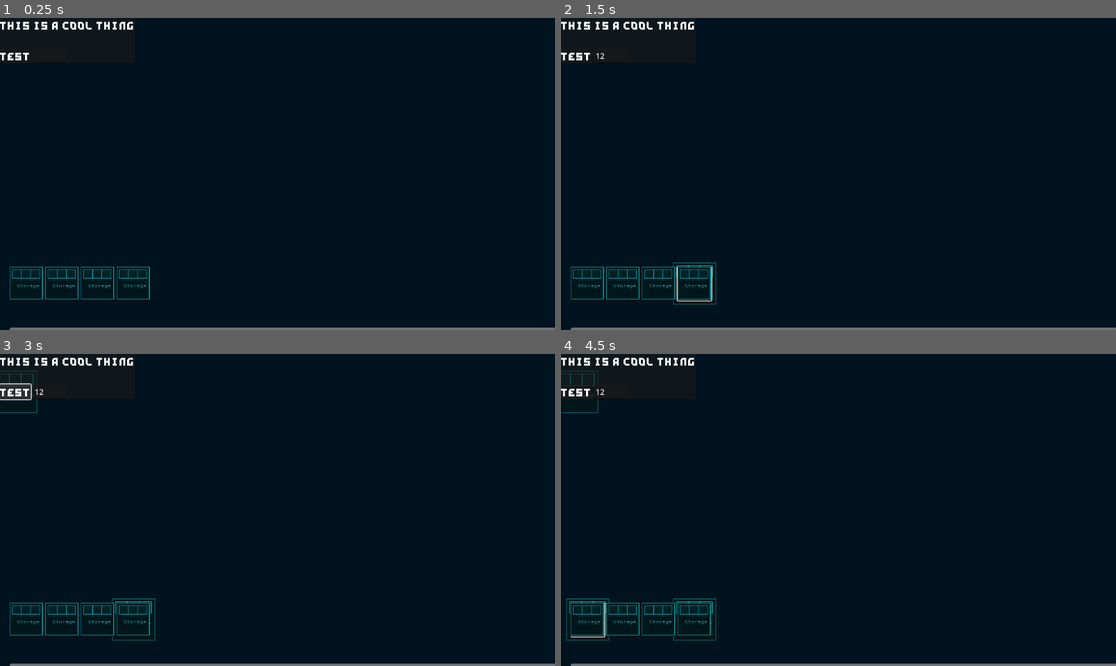
Above: before the commit, frames 1-4 (two rows, left to right).
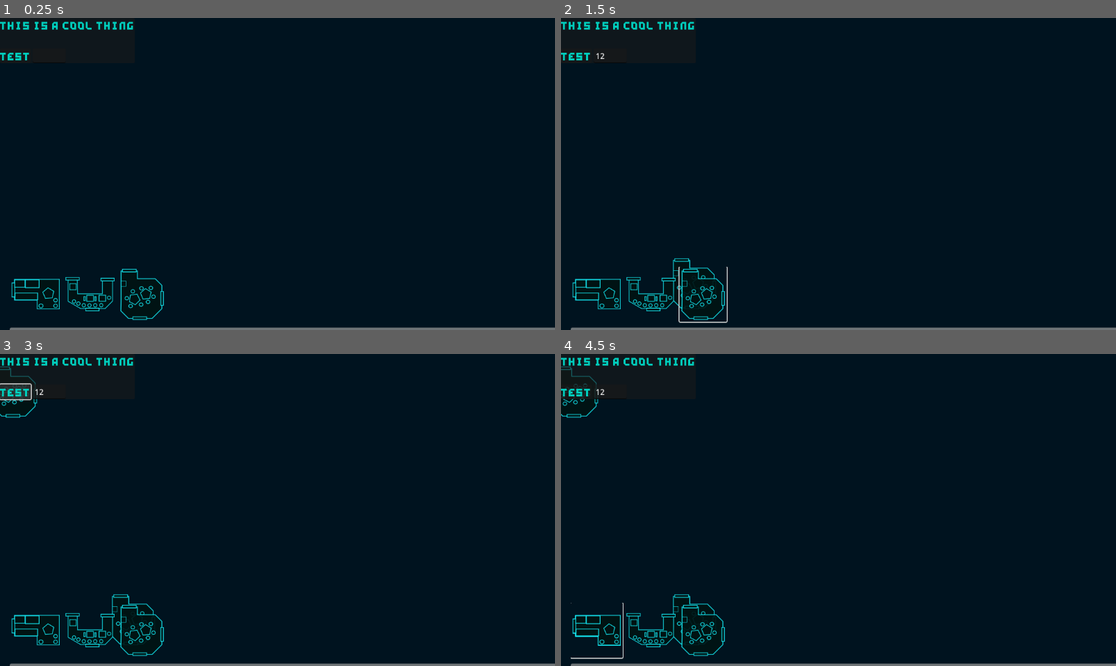
Above: after the commit, the same moments.

Repository: RavenRandomz/nasa-hackthon-2025
Game: Godot game, scene res://level/editor/editor.tscn
Two runs of this game, one before a commit and one after it. Both use one fixed random seed, a clock stepped at 60 frames per second and the inputs below. This scene is started directly instead of the project's main scene.
Inputs (mouse positions are in pixels of both pictures, inside the frame that each line leads up to; where the layout moved, square brackets give the same spot in the first picture):
- Up to frame 1 (0.25 s): no input
- Up to frame 2 (1.5 s): click (610, 55) at 0.52 s; type "12" at 0.6 s; click (694, 283) at 1.27 s
- Up to frame 3 (3 s): click (133, 619) at 2 s; click (16, 391) at 2.75 s
- Up to frame 4 (4.5 s): click (577, 391) at 3.52 s; click (594, 631) [588, 619] at 4.25 s

The runs differ from the first frame. In frame 1, 1.7% of the frame differs, in the area x 0-30%, y 1-97%; in frame 2, 2.0%; in frame 3, 2.0%; in frame 4, 2.3%, in the area x 0-30%, y 1-98%.

Commit message:
feat(modules): Add new modules

Diff:
--- a/level/editor/editor.tscn
+++ b/level/editor/editor.tscn
@@ -1,9 +1,19 @@
-[gd_scene load_steps=5 format=3 uid="uid://bixf7sjfjfthx"]
+[gd_scene load_steps=10 format=3 uid="uid://bixf7sjfjfthx"]
 
+[ext_resource type="FontFile" uid="uid://c0hg4c5mw1sgw" path="res://Assets/Fonts/Nano/nano-sharp.ttf" id="1_75nhd"]
 [ext_resource type="PackedScene" uid="uid://dl5vui1jt6o1w" path="res://scene/draggable_spawner/draggable_spawner.tscn" id="1_imcdt"]
-[ext_resource type="Theme" uid="uid://bgi1he5teq16t" path="res://Assets/Low_Poly_Theme.tres" id="1_mrg5r"]
-[ext_resource type="Texture2D" uid="uid://0tyirppikmjk" path="res://image/rect1153-3-7.png" id="3_mrg5r"]
-[ext_resource type="PackedScene" uid="uid://cgscuef0vujkm" path="res://scene/module/basic_storage/basic_storage.tscn" id="4_ij8cb"]
+[ext_resource type="Texture2D" uid="uid://bc5m4s8id0xyp" path="res://scene/module/u_storage/u-dining-scaled.png" id="5_4o2sj"]
+[ext_resource type="PackedScene" uid="uid://d1nwyfn26bx8x" path="res://scene/module/basic_kitchen/basic_kitchen.tscn" id="5_75nhd"]
+[ext_resource type="PackedScene" uid="uid://ci2c6f2abkf85" path="res://scene/module/u_storage/u_storage.tscn" id="6_0pwus"]
+[ext_resource type="Texture2D" uid="uid://brxi03hiubmi2" path="res://scene/module/basic_kitchen/spacehack_scaled_kitchen.png" id="6_4o2sj"]
+[ext_resource type="Texture2D" uid="uid://b1rdxr6j0ekma" path="res://scene/module/dining_hall/dining_hall.png" id="7_0pwus"]
+[ext_resource type="PackedScene" uid="uid://qc1x8hbop78s" path="res://scene/module/dining_hall/dining_hall.tscn" id="8_vupvg"]
+
+[sub_resource type="Theme" id="Theme_4o2sj"]
+Button/colors/font_color = Color(0, 0.68235296, 0.65882355, 1)
+Button/fonts/font = ExtResource("1_75nhd")
+Label/colors/font_color = Color(0, 0.8, 0.73333323, 1)
+Label/fonts/font = ExtResource("1_75nhd")
 
 [node name="Editor" type="Control"]
 layout_mode = 3
@@ -12,7 +22,7 @@
 anchor_bottom = 1.0
 grow_horizontal = 2
 grow_vertical = 2
-theme = ExtResource("1_mrg5r")
+theme = SubResource("Theme_4o2sj")
 
 [node name="VSplitContainer" type="VSplitContainer" parent="."]
 layout_mode = 0
@@ -39,59 +49,25 @@
 layout_mode = 2
 
 [node name="DraggableSpawner" parent="VSplitContainer/MarginContainer/ScrollContainer/HFlowContainer2" node_paths=PackedStringArray("_spawn_into") instance=ExtResource("1_imcdt")]
-custom_minimum_size = Vector2(70, 70)
 layout_mode = 2
-_scene_to_spawn = ExtResource("4_ij8cb")
+icon = ExtResource("6_4o2sj")
+flat = true
+_scene_to_spawn = ExtResource("5_75nhd")
 _spawn_into = NodePath("../../../../Shipspace")
 
-[node name="TextureRect" type="TextureRect" parent="VSplitContainer/MarginContainer/ScrollContainer/HFlowContainer2/DraggableSpawner"]
-layout_mode = 0
-offset_right = 40.0
-offset_bottom = 40.0
-scale = Vector2(0.13076723, 0.13076723)
-texture = ExtResource("3_mrg5r")
-
 [node name="DraggableSpawner2" parent="VSplitContainer/MarginContainer/ScrollContainer/HFlowContainer2" node_paths=PackedStringArray("_spawn_into") instance=ExtResource("1_imcdt")]
-custom_minimum_size = Vector2(70, 70)
 layout_mode = 2
-_scene_to_spawn = ExtResource("4_ij8cb")
+icon = ExtResource("5_4o2sj")
+flat = true
+_scene_to_spawn = ExtResource("6_0pwus")
 _spawn_into = NodePath("../../../../Shipspace")
 
-[node name="TextureRect" type="TextureRect" parent="VSplitContainer/MarginContainer/ScrollContainer/HFlowContainer2/DraggableSpawner2"]
-layout_mode = 0
-offset_right = 40.0
-offset_bottom = 40.0
-scale = Vector2(0.13076723, 0.13076723)
-texture = ExtResource("3_mrg5r")
-
 [node name="DraggableSpawner3" parent="VSplitContainer/MarginContainer/ScrollContainer/HFlowContainer2" node_paths=PackedStringArray("_spawn_into") instance=ExtResource("1_imcdt")]
-custom_minimum_size = Vector2(70, 70)
 layout_mode = 2
-_scene_to_spawn = ExtResource("4_ij8cb")
+icon = ExtResource("7_0pwus")
+flat = true
+_scene_to_spawn = ExtResource("8_vupvg")
 _spawn_into = NodePath("../../../../Shipspace")
-
-[node name="TextureRect" type="TextureRect" parent="VSplitContainer/MarginContainer/ScrollContainer/HFlowContainer2/DraggableSpawner3"]
-layout_mode = 0
-offset_right = 40.0
-offset_bottom = 40.0
-scale = Vector2(0.13076723, 0.13076723)
-texture = ExtResource("3_mrg5r")
-
-[node name="DraggableSpawner4" parent="VSplitContainer/MarginContainer/ScrollContainer/HFlowContainer2" node_paths=PackedStringArray("_spawn_into") instance=ExtResource("1_imcdt")]
-custom_minimum_size = Vector2(70, 70)
-layout_mode = 2
-_scene_to_spawn = ExtResource("4_ij8cb")
-_spawn_into = NodePath("../../../../Shipspace")
-
-[node name="TextureRect" type="TextureRect" parent="VSplitContainer/MarginContainer/ScrollContainer/HFlowContainer2/DraggableSpawner4"]
-layout_mode = 0
-offset_right = 40.0
-offset_bottom = 40.0
-scale = Vector2(0.13076723, 0.13076723)
-texture = ExtResource("3_mrg5r")
-
-[node name="CenterContainer" type="CenterContainer" parent="VSplitContainer/MarginContainer/ScrollContainer"]
-layout_mode = 2
 
 [node name="MarginContainer" type="MarginContainer" parent="."]
 layout_mode = 0
--- a/scene/draggable/draggable.tscn
+++ b/scene/draggable/draggable.tscn
@@ -5,6 +5,7 @@
 [node name="Draggable" type="Button"]
 offset_right = 53.0
 offset_bottom = 47.0
+flat = true
 script = ExtResource("1_o1u3f")
 
 [connection signal="button_down" from="." to="." method="_on_button_down"]
--- /dev/null
+++ b/scene/module/basic_kitchen/basic_kitchen.tscn
@@ -0,0 +1,14 @@
+[gd_scene load_steps=3 format=3 uid="uid://d1nwyfn26bx8x"]
+
+[ext_resource type="Script" uid="uid://s7fiie8saace" path="res://scene/draggable/draggable.gd" id="1_30a5l"]
+[ext_resource type="Texture2D" uid="uid://brxi03hiubmi2" path="res://scene/module/basic_kitchen/spacehack_scaled_kitchen.png" id="1_j3gkc"]
+
+[node name="Draggable" type="Button"]
+offset_right = 53.0
+offset_bottom = 47.0
+icon = ExtResource("1_j3gkc")
+flat = true
+script = ExtResource("1_30a5l")
+
+[connection signal="button_down" from="." to="." method="_on_button_down"]
+[connection signal="button_up" from="." to="." method="_on_button_up"]
--- /dev/null
+++ b/scene/module/dining_hall/dining_hall.tscn
@@ -0,0 +1,14 @@
+[gd_scene load_steps=3 format=3 uid="uid://qc1x8hbop78s"]
+
+[ext_resource type="Script" uid="uid://s7fiie8saace" path="res://scene/draggable/draggable.gd" id="1_177qc"]
+[ext_resource type="Texture2D" uid="uid://b1rdxr6j0ekma" path="res://scene/module/dining_hall/dining_hall.png" id="1_ds8pa"]
+
+[node name="Draggable" type="Button"]
+offset_right = 53.0
+offset_bottom = 47.0
+icon = ExtResource("1_ds8pa")
+flat = true
+script = ExtResource("1_177qc")
+
+[connection signal="button_down" from="." to="." method="_on_button_down"]
+[connection signal="button_up" from="." to="." method="_on_button_up"]
--- /dev/null
+++ b/scene/module/u_storage/u_storage.tscn
@@ -0,0 +1,14 @@
+[gd_scene load_steps=3 format=3 uid="uid://ci2c6f2abkf85"]
+
+[ext_resource type="Script" uid="uid://s7fiie8saace" path="res://scene/draggable/draggable.gd" id="1_3nfkc"]
+[ext_resource type="Texture2D" uid="uid://bc5m4s8id0xyp" path="res://scene/module/u_storage/u-dining-scaled.png" id="1_trdhp"]
+
+[node name="Draggable" type="Button"]
+offset_right = 53.0
+offset_bottom = 47.0
+icon = ExtResource("1_trdhp")
+flat = true
+script = ExtResource("1_3nfkc")
+
+[connection signal="button_down" from="." to="." method="_on_button_down"]
+[connection signal="button_up" from="." to="." method="_on_button_up"]
Binary file added: scene/module/basic_kitchen/spacehack_scaled_kitchen.png
Not shown, added: scene/module/basic_kitchen/spacehack_scaled_kitchen.png.import
Binary file added: scene/module/dining_hall/dining_hall.png
Not shown, added: scene/module/dining_hall/dining_hall.png.import
Binary file added: scene/module/u_storage/u-dining-scaled.png
Not shown, added: scene/module/u_storage/u-dining-scaled.png.import
